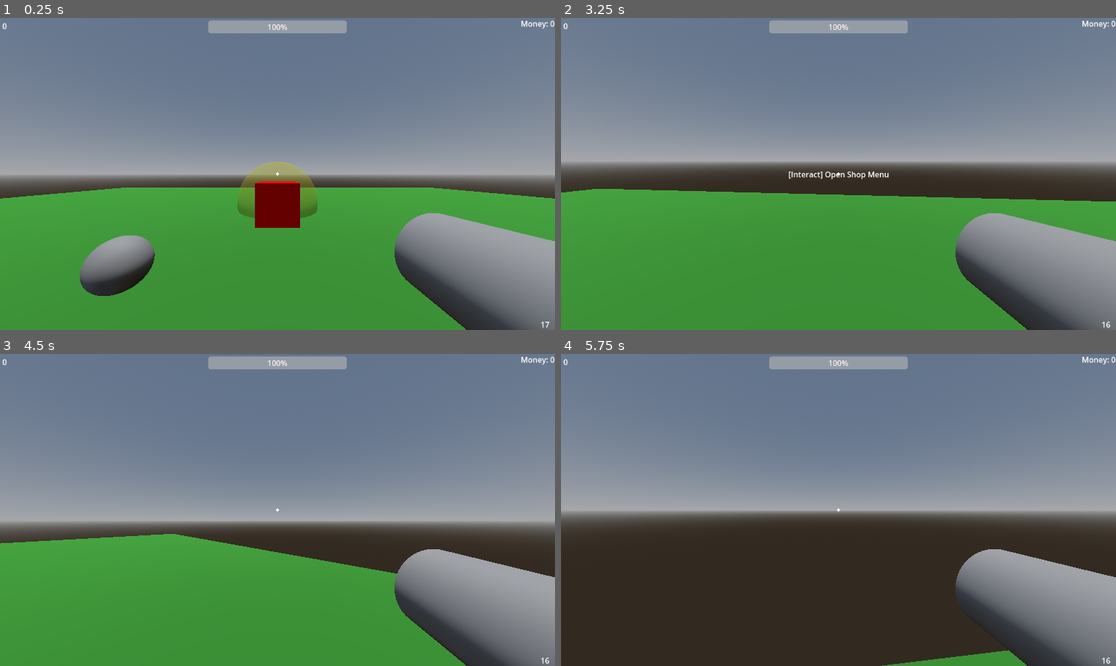
Above: before the commit, frames 1-4 (two rows, left to right).
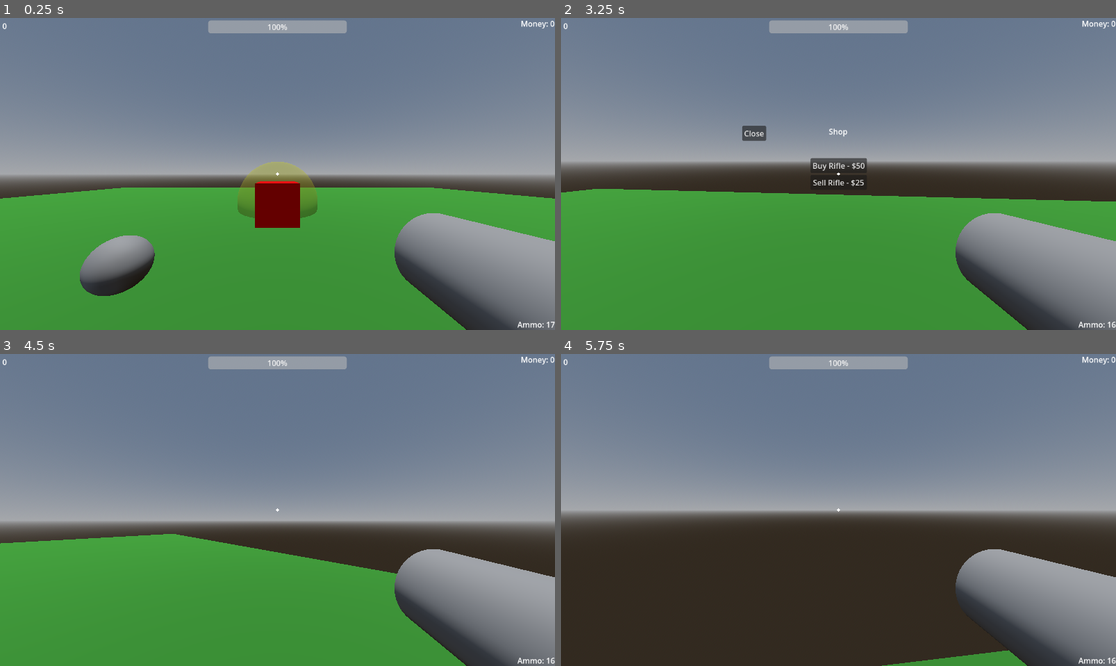
Above: after the commit, the same moments.

Repository: pneumatick/godot-project-a
Game: Godot game, scene res://Scenes/3d_scene_root.tscn
Same seed, same stepped clock (60 frames per second), same inputs: the game is played once before the commit and once after it.
Inputs (mouse positions are in pixels of both pictures, inside the frame that each line leads up to):
- Up to frame 1 (0.25 s): no input
- Up to frame 2 (3.25 s): tap Enter (ui_accept) at 0.5, 0.77, 1.52, 3.02 s; move the mouse to (866, 174) at 0.52 s; hold E (interact, bound only after the commit) 0.53-1.28 s; hold W (move_forward) from 0.53 s (still down); tap G (throw_item, bound only after the commit) at 0.8, 1.35, 2.3 s; move the mouse to (810, 174) at 1.27 s; tap E (interact, bound only after the commit) at 1.55, 3.05 s; move the mouse to (849, 167) at 2.02 s; press the mouse at (849, 167) at 2.03 s; move the mouse to (832, 180) at 2.77 s; release the mouse at (832, 180) at 2.78 s; tap Mouse wheel up (next_item) at 2.85 s
- Up to frame 3 (4.5 s): keep holding W (move_forward); move the mouse to (316, 513) at 3.52 s; hold Mouse wheel down (previous_item) 3.53-4.28 s; tap Enter (ui_accept) at 3.77 s; tap G (throw_item, bound only after the commit) at 3.8 s; move the mouse to (233, 506) at 4.27 s; tap E (interact, bound only after the commit) at 4.35 s
- Up to frame 4 (5.75 s): keep holding W (move_forward); tap Enter (ui_accept) at 4.52 s; move the mouse to (844, 510) at 5.02 s; hold G (throw_item, bound only after the commit) from 5.03 s (still down)

The runs differ from the first frame. In frame 1, less than 0.1% of the frame differs, in the area x 93-100%, y 97-100%; in frame 2, 1.0%, in the area x 32-100%, y 34-100%; in frame 3, less than 0.1%; in frame 4, less than 0.1%.

Commit message:
Add ability to throw items

Diff:
--- /dev/null
+++ b/Scenes/rifle_object.tscn
@@ -0,0 +1,28 @@
+[gd_scene load_steps=5 format=3 uid="uid://de4qck4lwu5n8"]
+
+[ext_resource type="Script" uid="uid://caftax4sau71h" path="res://Scripts/thrown_weapon.gd" id="1_6c3u6"]
+
+[sub_resource type="BoxShape3D" id="BoxShape3D_5clpd"]
+
+[sub_resource type="BoxMesh" id="BoxMesh_enecq"]
+
+[sub_resource type="BoxShape3D" id="BoxShape3D_0eyra"]
+
+[node name="Rifle Object" type="RigidBody3D"]
+collision_layer = 4
+collision_mask = 4
+script = ExtResource("1_6c3u6")
+
+[node name="CollisionShape3D" type="CollisionShape3D" parent="."]
+shape = SubResource("BoxShape3D_5clpd")
+
+[node name="MeshInstance3D" type="MeshInstance3D" parent="."]
+mesh = SubResource("BoxMesh_enecq")
+
+[node name="Collection Area" type="Area3D" parent="."]
+transform = Transform3D(1.1, 0, 0, 0, 1.1, 0, 0, 0, 1.1, 0, 0, 0)
+
+[node name="CollisionShape3D" type="CollisionShape3D" parent="Collection Area"]
+shape = SubResource("BoxShape3D_0eyra")
+
+[connection signal="body_entered" from="Collection Area" to="." method="_on_collection_area_body_entered"]
--- a/Scripts/3d_scene_root.gd
+++ b/Scripts/3d_scene_root.gd
@@ -24,10 +24,6 @@
 func _on_player_death() -> void:
 	print("World acknowledges that the player has died.")
 
-func _on_gun_pickup_picked_up(weapon_name: String) -> void:
-	# This also shouldn't need to exist...
-	print("World acknowledges that %s was picked up" % weapon_name)
-
 func _on_player_entered_shop(p):
 	_player_in_shop = true
 	$"HUD/Control/Interact Label".text = "[Interact] Open Shop Menu"
--- a/Scripts/gun_pickup.gd
+++ b/Scripts/gun_pickup.gd
@@ -17,7 +17,7 @@
 	if body.name == "Player" and _available:  # Or use `is Player` if using a player class
 		_available = false
 		visible = false
-		picked_up.emit(weapon_name)
+		body.add_item(weapon_name)
 		await get_tree().create_timer(respawn_time).timeout
 		_available = true
 		visible = true
--- a/Scripts/hud.gd
+++ b/Scripts/hud.gd
@@ -15,7 +15,7 @@
 	pass
 
 func _on_player_weapon_equipped(weapon: Node) -> void:
-	ammo_label.text = str(weapon.current_ammo)
+	ammo_label.text = "Ammo: %s" % str(weapon.current_ammo)
 
 func _on_player_death() -> void:
 	ammo_label.text = ""
@@ -24,4 +24,4 @@
 	money_label.text = "Money: %s" % str(current_money)
 
 func _on_player_weapon_reloaded(weapon: Node) -> void:
-	ammo_label.text = str(weapon.current_ammo)
+	_on_player_weapon_equipped(weapon)
--- a/Scripts/player.gd
+++ b/Scripts/player.gd
@@ -22,6 +22,7 @@
 var _inventory : Dictionary = {}
 var _equipped_item_idx : int = 0
 var _weapon_scenes : Dictionary = {}
+var _weapon_object_scenes : Dictionary = {}
 var _alive : bool = true
 var _in_menu : bool = false
 
@@ -51,6 +52,7 @@
 	# Prepare weapon scenes dictionary
 	_weapon_scenes["Rifle"] = preload("res://Scenes/rifle.tscn")
 	_weapon_scenes["Pistol"] = preload("res://Scenes/pistol.tscn")
+	_weapon_object_scenes["Rifle"] = preload("res://Scenes/rifle_object.tscn")
 
 	spawn.emit()						# Probably not supposed to be here...
 
@@ -93,6 +95,8 @@
 			_equip_item(_equipped_item_idx - 1)
 	elif event.is_action_pressed("next_item"):
 		_equip_item(_equipped_item_idx + 1)
+	elif event.is_action_pressed("throw_item"):
+		throw_current_item()
 
 func _update_camera(delta: float) -> void:
 	_mouse_rotation.x += _tilt_input * delta
@@ -196,13 +200,15 @@
 	_equipped_item_idx = idx
 
 # Add an item to the player's inventory (and hand, at least for now)
-func add_item(item_name: String):
+func add_item(item_name: String, amount: int = -1):
 	print("Adding %s..." % item_name)
 	# Add weapons
 	if _weapon_scenes.has(item_name):
 		# Add item if not already owned, otherwise replenish ammo
 		if not _inventory.has(item_name):
 			var new_weapon = _weapon_scenes[item_name].instantiate()
+			if amount != -1:
+				new_weapon.current_ammo = amount
 			right_hand.add_child(new_weapon)
 			_items.append(new_weapon)
 			_inventory[item_name] = new_weapon
@@ -239,11 +245,6 @@
 
 	return removed
 
-# Handle gun pickups
-func _on_gun_pickup_picked_up(weapon_name: String) -> void:
-	add_item(weapon_name)
-	print("Picked up weapon: ", weapon_name)
-
 func _on_target_destroyed(value: int) -> void:
 	add_money(value)
 
@@ -267,3 +268,26 @@
 
 func get_in_menu() -> bool:
 	return _in_menu
+
+func throw_current_item():
+	if _items.size() == 0:
+		return
+
+	# Create a physics copy of the items
+	var current_item = _items[_equipped_item_idx]
+	if _weapon_object_scenes.has(current_item.name):
+		var thrown = _weapon_object_scenes[current_item.name].instantiate()
+		thrown.name = current_item.name
+		thrown.ammo = current_item.current_ammo
+		get_parent().add_child(thrown)
+
+		var muzzle_pos = camera_controller.global_transform.origin
+		var forward = -camera_controller.global_transform.basis.z
+		thrown.global_transform.origin = muzzle_pos + forward * 1.5
+
+		# Apply impulse
+		var impulse = camera_controller.global_transform.basis.y + -camera_controller.global_transform.basis.z * 5
+		thrown.apply_impulse(impulse, forward * 15)
+
+		# Remove the item
+		remove_item(current_item.name)
--- /dev/null
+++ b/Scripts/thrown_weapon.gd
@@ -0,0 +1,8 @@
+extends RigidBody3D
+
+var ammo : int = 0
+
+func _on_collection_area_body_entered(body: Node3D) -> void:
+	if body.name == "Player":
+		body.add_item("Rifle", ammo)
+		queue_free()
--- a/project.godot
+++ b/project.godot
@@ -62,6 +62,16 @@
 "events": [Object(InputEventMouseButton,"resource_local_to_scene":false,"resource_name":"","device":-1,"window_id":0,"a …(258 unchanged characters)…
 ]
 }
+interact={
+"deadzone": 0.2,
+"events": [Object(InputEventKey,"resource_local_to_scene":false,"resource_name":"","device":-1,"window_id":0,"alt_pressed":false,"shift_pressed":false,"ctrl_pressed":false,"meta_pressed":false,"pressed":false,"keycode":0,"physical_keycode":69,"key_label":0,"unicode":101,"location":0,"echo":false,"script":null)
+]
+}
+throw_item={
+"deadzone": 0.2,
+"events": [Object(InputEventKey,"resource_local_to_scene":false,"resource_name":"","device":-1,"window_id":0,"alt_pressed":false,"shift_pressed":false,"ctrl_pressed":false,"meta_pressed":false,"pressed":false,"keycode":0,"physical_keycode":71,"key_label":0,"unicode":103,"location":0,"echo":false,"script":null)
+]
+}
 
 [layer_names]
 
